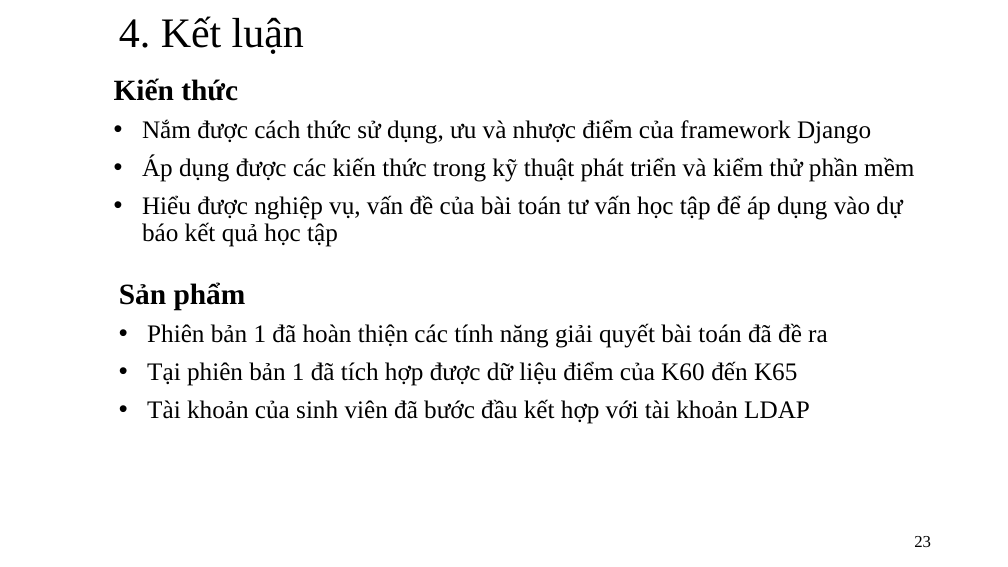
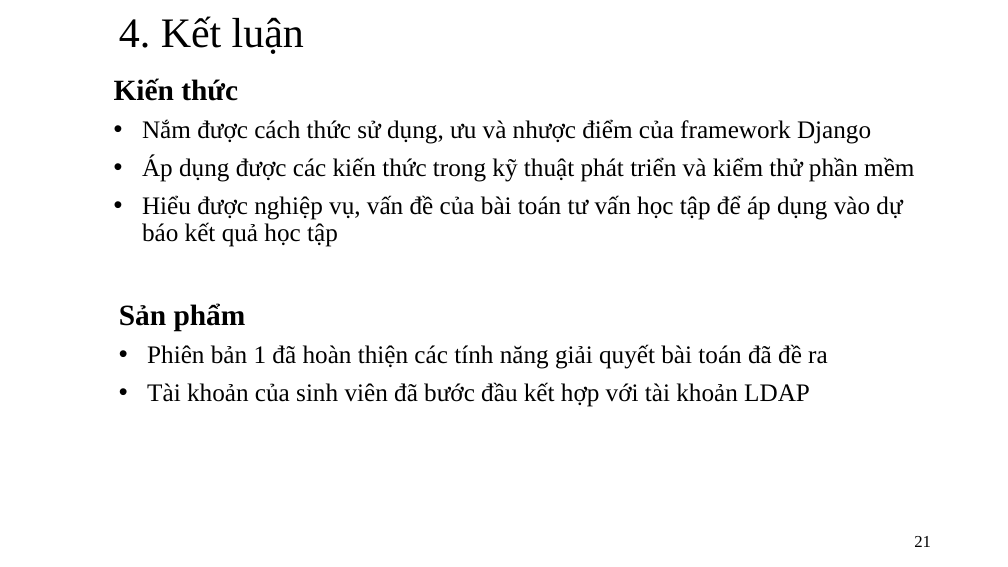
Before and after one commit to trunganhvu/Do_An_Docx, a slide deck: slide 21 of Khóa luận tốt nghiệp .pptx (slide 23 before the commit). Drawn at 1008x567 pixels with LibreOffice and Linux fonts; fonts in the diff are those of the drawing. Boxes give left, top, right and bottom in pixels: in the first picture for what was removed or moved away, otherwise in the second. Text is boxed around its words. In the diff, an @@ line names an element or a change of style, - is before the commit and + after.

```diff
--- a/Khóa luận tốt nghiệp .pptx
+++ b/Khóa luận tốt nghiệp .pptx
@@ text "Sản phẩm": place and size @@
-text "Sản phẩm" at [119,282,828,424]
+text "Sản phẩm" at [119,303,828,407]
@@ text at [147,361,797,386]: paragraph removed @@
-• Tại phiên bản 1 đã tích hợp được dữ liệu điểm của K60 đến K65
@@ page number at [914,536,931,547]: text changed @@
-23
+21
```
Also in this commit, not shown: 5 other slides changed, 2 slides removed.
